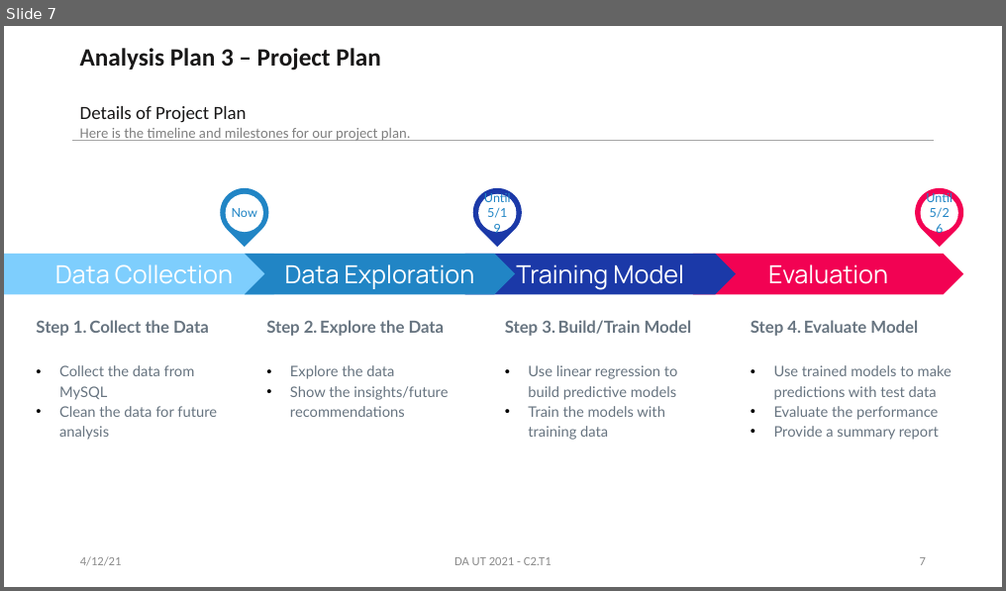
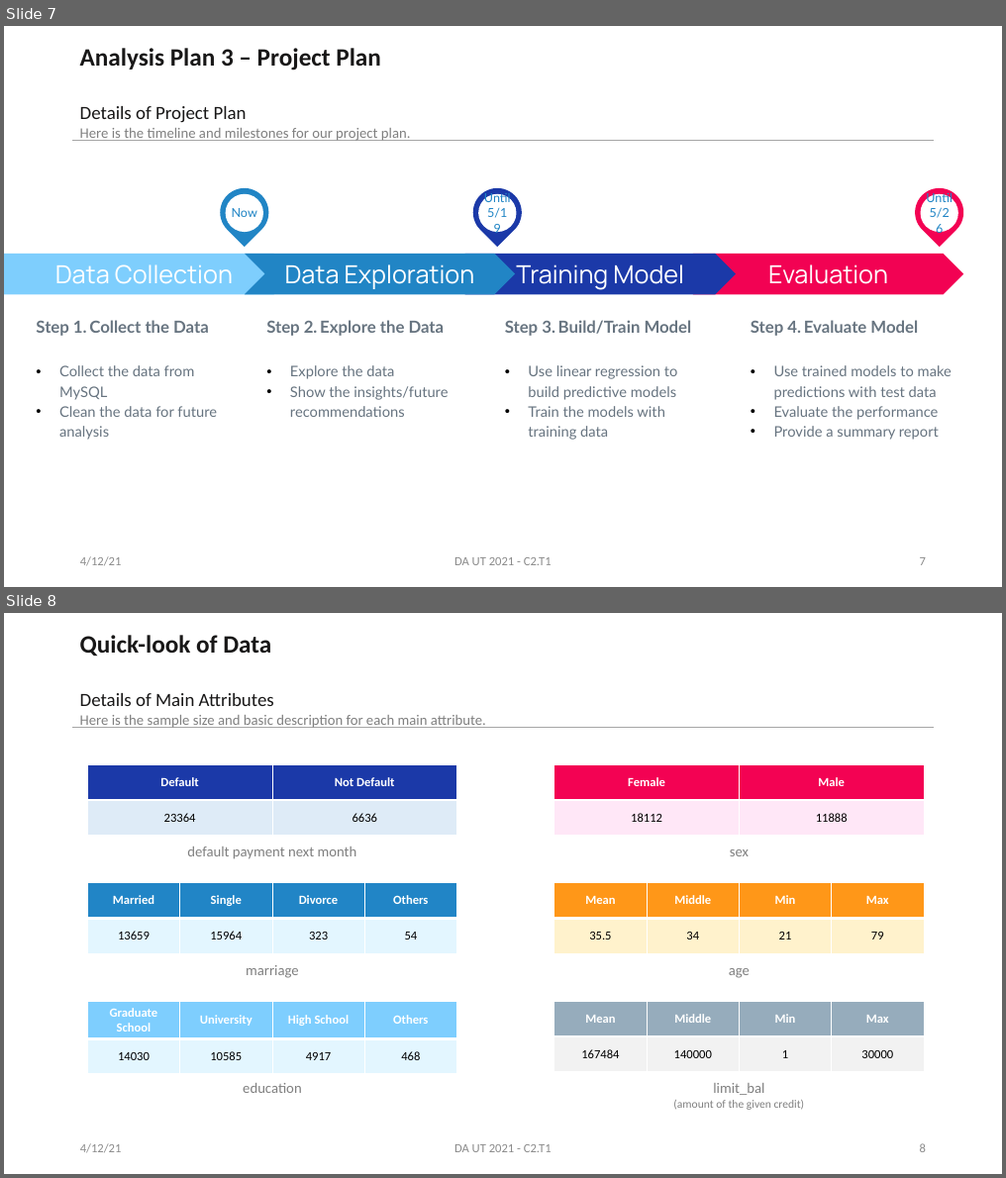
Before and after one commit to Sail0027/DA_UT_2021, a slide deck: C2/C2.T1_Data Science Framework Report.pptx. Shown one above the other, each under a label of ours: slide 7 before the commit, slides 7 and 8 after it. The pictures are 1006x591 and 1006x1178 pixels, drawn with LibreOffice and Linux fonts; fonts in the diff are those of the drawing. Boxes give left, top, right and bottom in pixels: in the first picture for what was removed or moved away, otherwise in the second. Text is boxed around its words. In the diff, an @@ line names an element or a change of style, - is before the commit and + after.

```diff
--- a/C2/C2.T1_Data Science Framework Report.pptx
+++ b/C2/C2.T1_Data Science Framework Report.pptx
@@ slide 8 added at (x1=4, y1=613, x2=1002, y2=1174), background #FFFFFF @@
@@ text added at (x1=80, y1=635, x2=271, y2=657), 24 pt, text #181717, bold @@
+Quick-look of Data
@@ text added at (x1=80, y1=693, x2=486, y2=728), 14 pt, text #808080 @@
+Details of Main Attributes
+Here is the sample size and basic description for each main attribute.
@@ line added from (73, 728) to (934, 728), #A5A5A5 0.5 pt @@
@@ table added at (x1=88, y1=765, x2=457, y2=836), 2 rows, 2 columns @@
+Default | Not Default
+23364 | 6636
@@ table added at (x1=554, y1=765, x2=924, y2=836), 2 rows, 2 columns @@
+Female | Male
+18112 | 11888
@@ text added at (x1=187, y1=847, x2=357, y2=860), 14 pt, text #808080 @@
+default payment next month
@@ text added at (x1=730, y1=850, x2=748, y2=857), 14 pt, text #808080 @@
+sex
@@ table added at (x1=88, y1=883, x2=456, y2=955), 2 rows, 4 columns @@
+Married | Single | Divorce | Others
+13659 | 15964 | 323 | 54
@@ table added at (x1=554, y1=883, x2=923, y2=955), 2 rows, 4 columns @@
+Mean | Middle | Min | Max
+35.5 | 34 | 21 | 79
@@ text added at (x1=246, y1=965, x2=299, y2=978), 14 pt, text #808080 @@
+marriage
@@ text added at (x1=729, y1=968, x2=749, y2=978), 14 pt, text #808080 @@
+age
@@ table added at (x1=88, y1=1001, x2=456, y2=1074), 2 rows, 4 columns @@
+Graduate School | University | High School | Others
+14030 | 10585 | 4917 | 468
@@ table added at (x1=554, y1=1001, x2=923, y2=1072), 2 rows, 4 columns @@
+Mean | Middle | Min | Max
+167484 | 140000 | 1 | 30000
@@ text added at (x1=243, y1=1083, x2=301, y2=1093), 14 pt, text #808080 @@
+education
@@ text added at (x1=673, y1=1083, x2=805, y2=1110), 11 pt, text #808080 @@
+limit_bal
+(amount of the given credit)
@@ text added at (x1=80, y1=1144, x2=122, y2=1154), 12 pt, text #8C8C8C @@
+4/12/21
@@ text added at (x1=454, y1=1145, x2=551, y2=1153), 12 pt, text #8C8C8C @@
+DA UT 2021 - C2.T1
@@ page number added at (x1=920, y1=1144, x2=926, y2=1153), 12 pt, text #8C8C8C @@
+8
```
Also in this commit, not shown: 1 slide removed.
